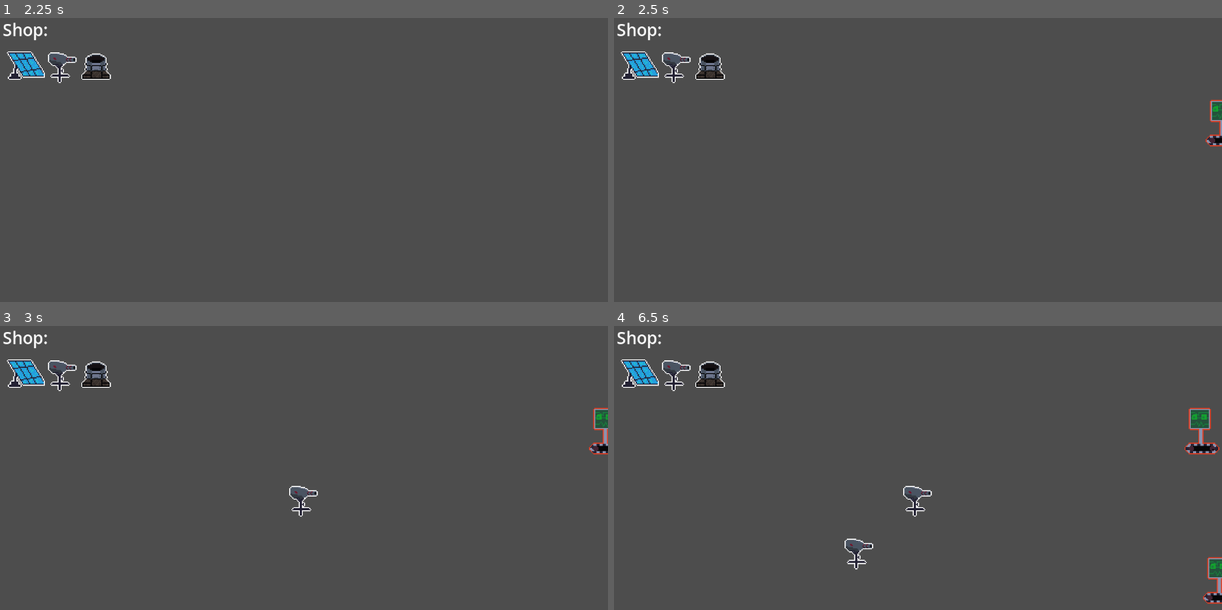
Above: before the commit, frames 1-4 (two rows, left to right).
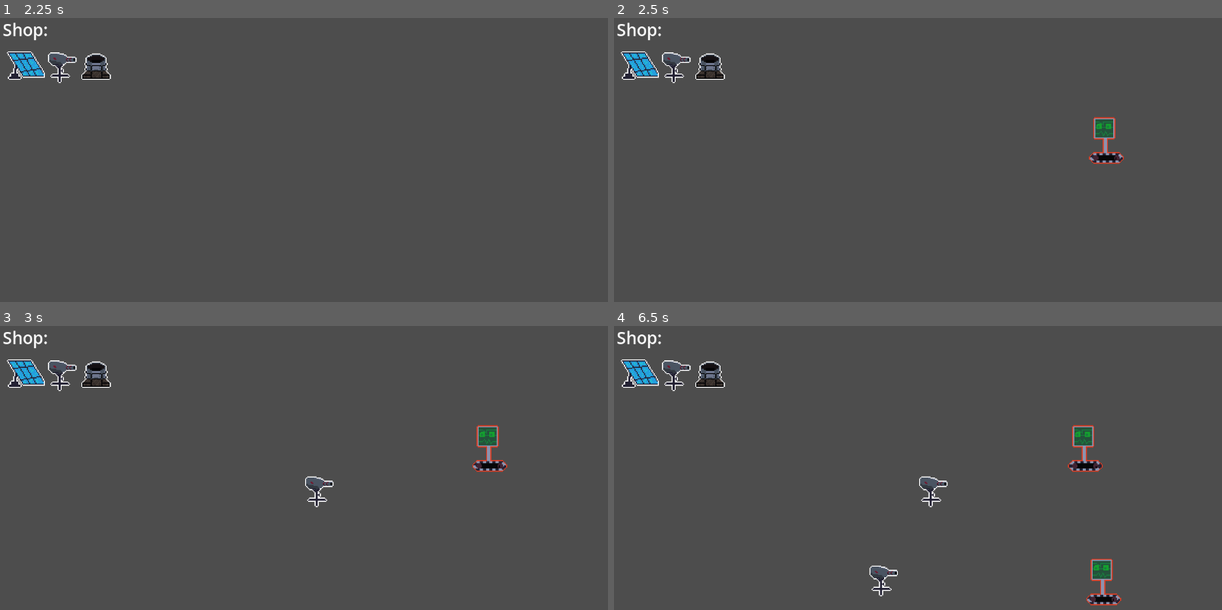
Above: after the commit, the same moments.

Repository: AuraDvin/MvR
Game: Godot game, scene res://levels/basic_level/basic_level.tscn
Same seed, same stepped clock (60 frames per second), same inputs: the game is played once before the commit and once after it. This scene is started directly instead of the project's main scene. The engine's default icon, where the game draws it, is replaced by a stand-in: a white triangle on a blue panel in a dark square.
Inputs (mouse positions are in pixels of both pictures, inside the frame that each line leads up to):
- Up to frame 1 (2.25 s): click (24, 63) at 0.5 s; click (60, 63) at 1.25 s; click (97, 63) at 2 s
- Up to frame 2 (2.5 s): no input
- Up to frame 3 (3 s): tap Enter (ui_accept) at 2.75 s; move the mouse to (304, 502) at 2.77 s; hold Right (ui_right) from 2.78 s (still down); click (304, 502) at 2.92 s
- Up to frame 4 (6.5 s): tap Enter (ui_accept) at 3.02, 3.77, 5.27, 6.02 s; move the mouse to (796, 510) at 3.52 s; release Right (ui_right) at 3.53 s; hold Left (ui_left) 3.53-4.28 s; move the mouse to (978, 419) at 4.27 s; hold Right (ui_right) 4.28-5.78 s; move the mouse to (887, 561) at 5.02 s; click (887, 561) at 5.17 s; move the mouse to (1100, 544) at 5.77 s; hold Left (ui_left) from 5.78 s (still down)

Frame 1 is identical in both runs. In frame 2, 0.8% of the frame differs, in the area x 78-100%, y 28-52%; in frame 3, 1.2%; in frame 4, 2.7%, in the area x 37-100%, y 28-99%.

Commit message:
fixed enemy spawning in lanes

Diff:
--- a/levels/basic_level/basic_level.gd
+++ b/levels/basic_level/basic_level.gd
@@ -41,6 +41,9 @@
 	var rng = RandomNumberGenerator.new()
 	var lane = rng.randi_range(0, self.lane_count - 1) # From to is inclusive
 	var enemy_inst = enemy.instantiate()
+	var bottom_left_pos = ($Grid.position + $Grid/BottomLeft.position * $Grid.scale)
+	var box_width = $Grid/BottomLeft.position.y * $Grid.scale.y / lane_count
+	enemy_inst.position = Vector2(bottom_left_pos.x, $Grid.position.y + ((0.5 + lane) * box_width))
 	$Lanes.get_child(lane).add_child(enemy_inst)
 	$EnemySpawnTimer.start(rng.randf()* 3 + 2)
 
--- a/levels/basic_level/basic_level.tscn
+++ b/levels/basic_level/basic_level.tscn
@@ -9,24 +9,19 @@
 
 [node name="Lanes" type="Node" parent="."]
 
-[node name="1" type="Marker2D" parent="Lanes"]
-position = Vector2(1152, 207)
+[node name="1" type="Node" parent="Lanes"]
 
-[node name="2" type="Marker2D" parent="Lanes"]
-position = Vector2(1152, 292)
+[node name="2" type="Node" parent="Lanes"]
 
-[node name="3" type="Marker2D" parent="Lanes"]
-position = Vector2(1152, 389)
+[node name="3" type="Node" parent="Lanes"]
 
-[node name="4" type="Marker2D" parent="Lanes"]
-position = Vector2(1152, 490)
+[node name="4" type="Node" parent="Lanes"]
 
-[node name="5" type="Marker2D" parent="Lanes"]
-position = Vector2(1152, 593)
+[node name="5" type="Node" parent="Lanes"]
 
 [node name="Grid" parent="." instance=ExtResource("2_h6lqb")]
-position = Vector2(74, 92)
-scale = Vector2(100, 50)
+position = Vector2(89.00001, 198)
+scale = Vector2(84.193245, 42.096622)
 
 [node name="EnemySpawnTimer" type="Timer" parent="."]
 
@@ -39,5 +34,4 @@
 [connection signal="clicked_on_grid" from="Grid" to="." method="_on_grid_clicked_on_grid"]
 [connection signal="timeout" from="EnemySpawnTimer" to="." method="_on_enemy_spawn_timer_timeout"]
 
-[editable path="Grid"]
 [editable path="Hud"]
